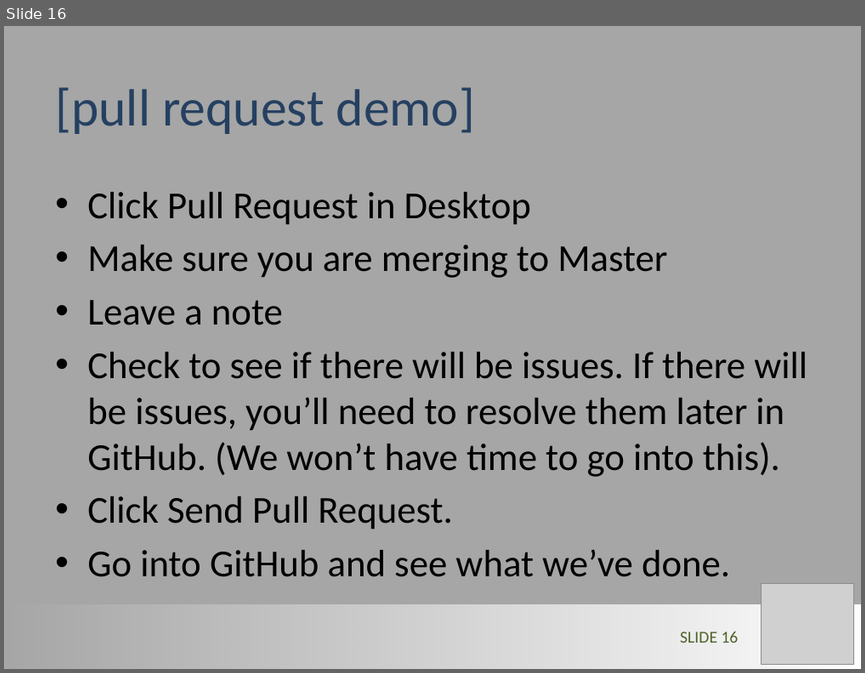
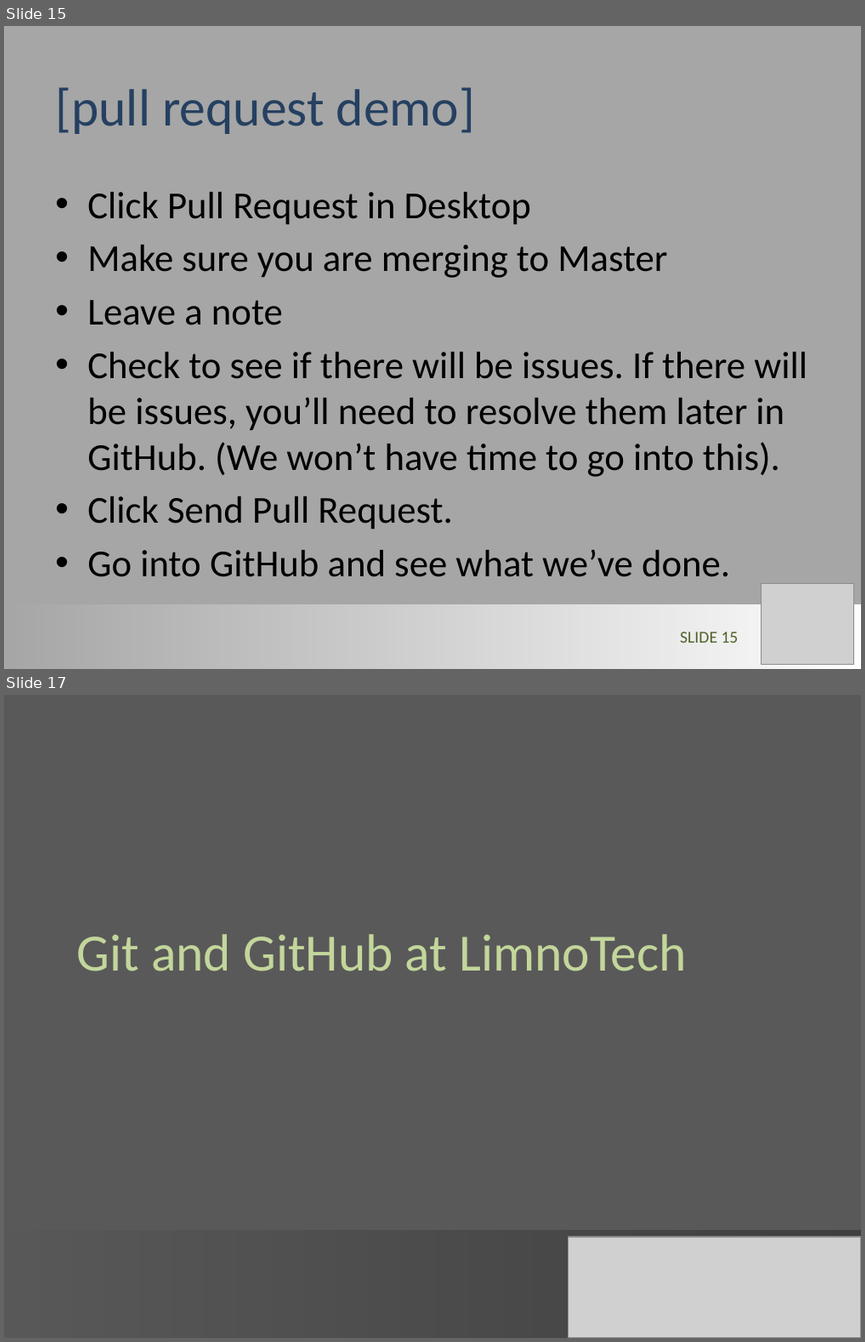
Before and after one commit to LimnoTech/Forum-GitHub, a slide deck: GitHub_Steve.pptx. Shown one above the other, each under a label of ours: slide 16 before the commit, slides 15 and 17 after it; the slides between them are not shown. The pictures are 865x673 and 865x1342 pixels, drawn with LibreOffice and Linux fonts; fonts in the diff are those of the drawing; grey boxes stand for pictures. Boxes give left, top, right and bottom in pixels: in the first picture for what was removed or moved away, otherwise in the second. Text is boxed around its words. In the diff, an @@ line names an element or a change of style, - is before the commit and + after.

```diff
--- a/GitHub_Steve.pptx
+++ b/GitHub_Steve.pptx
@@ slide 17 added at <box>4,695,861,1338</box>, background #595959 @@
@@ title added at <box>77,934,686,971</box>, 44 pt, text #C3D69B @@
+Git and GitHub at LimnoTech
@@ rectangle added at <box>4,1231,861,1338</box>, fill gradient #404040 @@
@@ picture added at <box>568,1236,861,1338</box> @@
@@ what was slide 16 is now slide 15 @@
@@ page number at <box>680,631,738,642</box>: text changed @@
-SLIDE 16
+SLIDE 15
```
Also in this commit, not shown: 3 slides changed, 9 other slides added, 1 slide removed.
